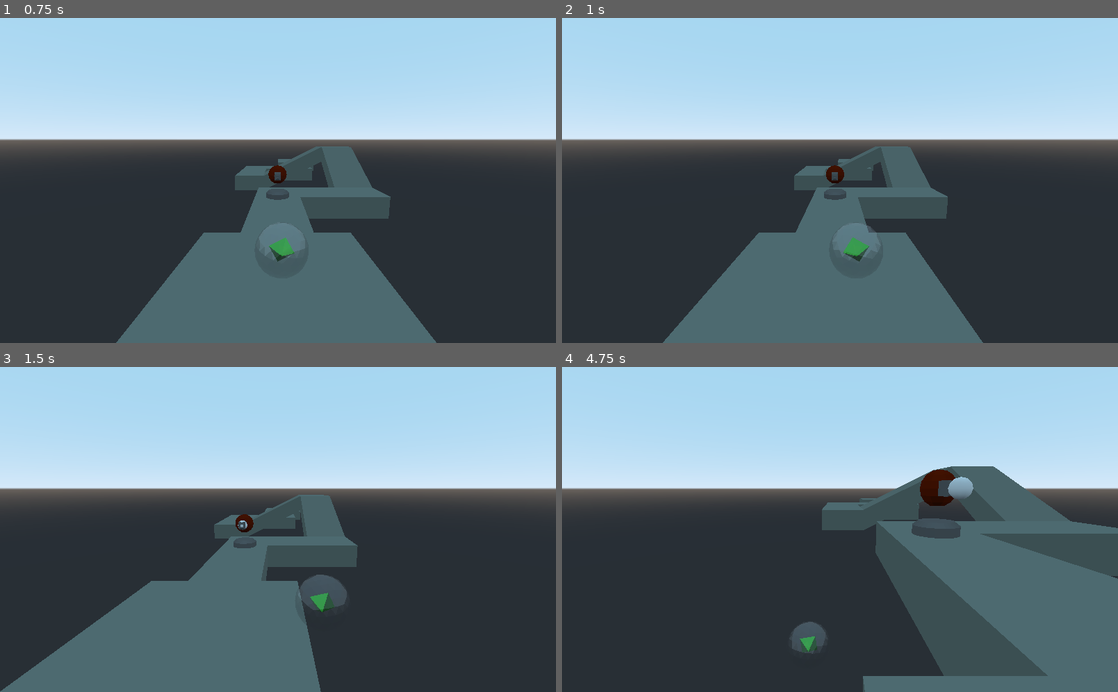
Above: before the commit, frames 1-4 (two rows, left to right).
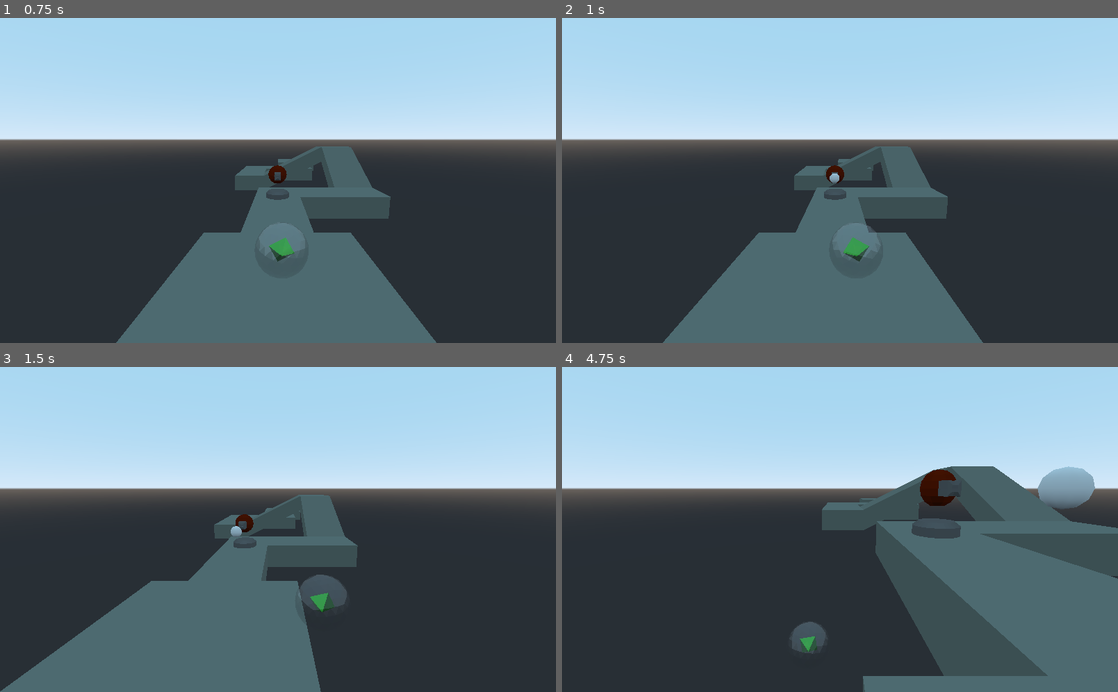
Above: after the commit, the same moments.

Repository: Theo-Fafet/mix-and-game-jam-2020
Game: Godot game, scene res://ExampleScene.tscn
Two runs of this game, one before a commit and one after it. Both use one fixed random seed, a clock stepped at 60 frames per second and the inputs below.
Inputs:
- Up to frame 1 (0.75 s): tap Enter at 0.5 s; hold Right (ui_right) from 0.53 s (still down)
- Up to frame 2 (1 s): keep holding Right (ui_right)
- Up to frame 3 (1.5 s): release Right (ui_right) at 1.28 s; hold Down (ui_down) from 1.28 s (still down)
- Up to frame 4 (4.75 s): release Down (ui_down) at 2.03 s; hold Right (ui_right) 2.03-2.78 s; hold Up (ui_up) 2.78-3.53 s; hold Left (ui_left) from 3.53 s (still down)

Frame 1 is identical in both runs. In frame 2, less than 0.1% of the frame differs, in the area x 48-50%, y 47-51%; in frame 3, less than 0.1%; in frame 4, 1.3%, in the area x 69-96%, y 30-44%.

Commit message:
Turrets controlable var

Diff:
--- a/3D/Ennemies/Turret/Nodes/Turret.tscn
+++ b/3D/Ennemies/Turret/Nodes/Turret.tscn
@@ -11,6 +11,7 @@
 data = PoolVector3Array( -0.0957, 0.1, 0.231, -0.0957, 0, 0.231, -0.1389, 0.1, 0.2079, -0.1389, 0.1, 0.2079, -0.0957, 0 …(9876 unchanged characters)…
 
 [node name="Turret" type="Spatial"]
+script = ExtResource( 1 )
 __meta__ = {
 "_edit_group_": true
 }
@@ -27,9 +28,6 @@
 mesh = ExtResource( 3 )
 material/0 = null
 material/1 = null
-script = ExtResource( 1 )
-timerPath = NodePath("../../Timer")
-bullet_speed = 5.0
 
 [node name="StaticBody" type="StaticBody" parent="TurretBase/TurretProbe"]
 
@@ -41,3 +39,4 @@
 [node name="CollisionShape" type="CollisionShape" parent="TurretBase/StaticBody"]
 shape = SubResource( 2 )
 [connection signal="timeout" from="Timer" to="TurretBase/TurretProbe" method="_on_Timer_timeout"]
+[connection signal="timeout" from="Timer" to="." method="_on_Timer_timeout"]
--- a/3D/Ennemies/Turret/Scripts/TurretFire.gd
+++ b/3D/Ennemies/Turret/Scripts/TurretFire.gd
@@ -1,18 +1,19 @@
 extends Spatial
 
-export(NodePath) var timerPath : NodePath
 export(float) var fire_rate = 1
 export(float) var bullet_speed = 1
 
 var bulletPacked = preload("res://3D/Ennemies/Bullet/Nodes/Bullet.tscn")
 
 func _ready() -> void:
-	(get_node(timerPath) as Timer).wait_time = fire_rate
+	$Timer.wait_time = fire_rate
 
 func _on_Timer_timeout() -> void:
+	print("shoot")
 	shoot()
 
 func shoot() -> void:
 	var bullet = bulletPacked.instance();
-	bullet.velocity = bullet_speed * transform.basis.z
+	bullet.velocity = bullet_speed * $TurretBase/TurretProbe.transform.basis.z
+	bullet.translation = $TurretBase/TurretProbe.translation + $TurretBase/TurretProbe.transform.basis.z/2
 	call_deferred("add_child", bullet)
--- a/ExampleScene.tscn
+++ b/ExampleScene.tscn
@@ -23,3 +23,5 @@
 
 [node name="Turret" parent="." instance=ExtResource( 3 )]
 transform = Transform( -1, 0, -1.19209e-07, 0, 1, 0, 1.19209e-07, 0, -1, 0, 0, 3 )
+fire_rate = 5.0
+bullet_speed = 10.0
